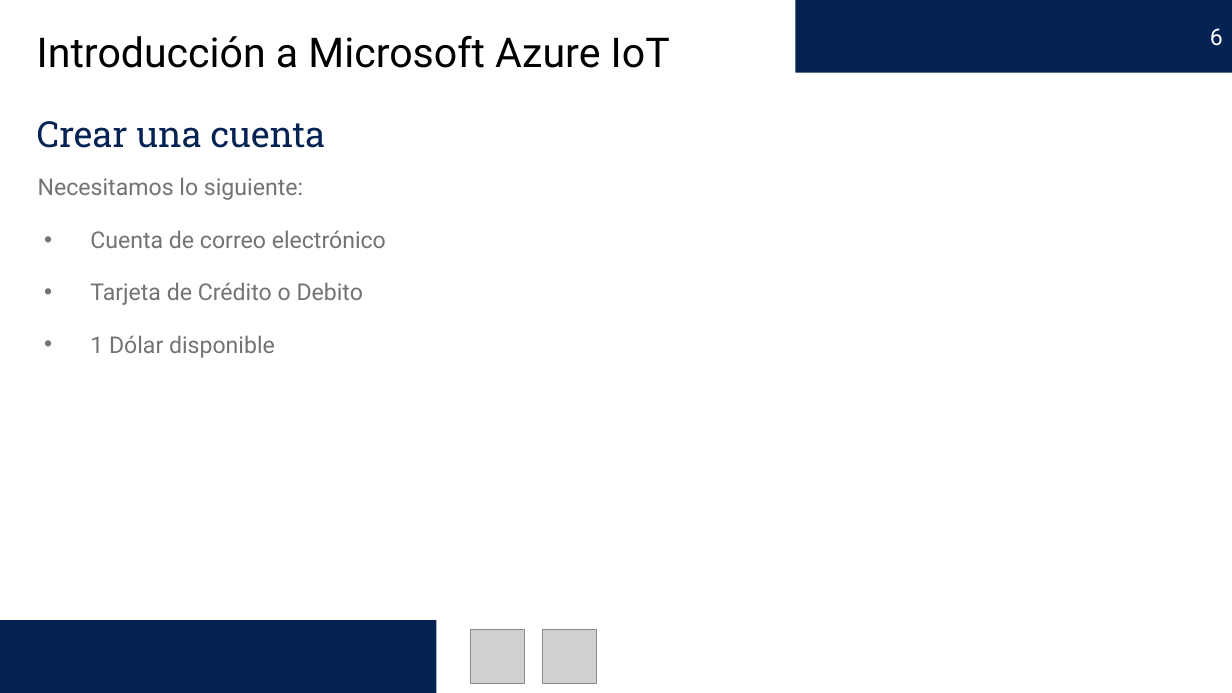
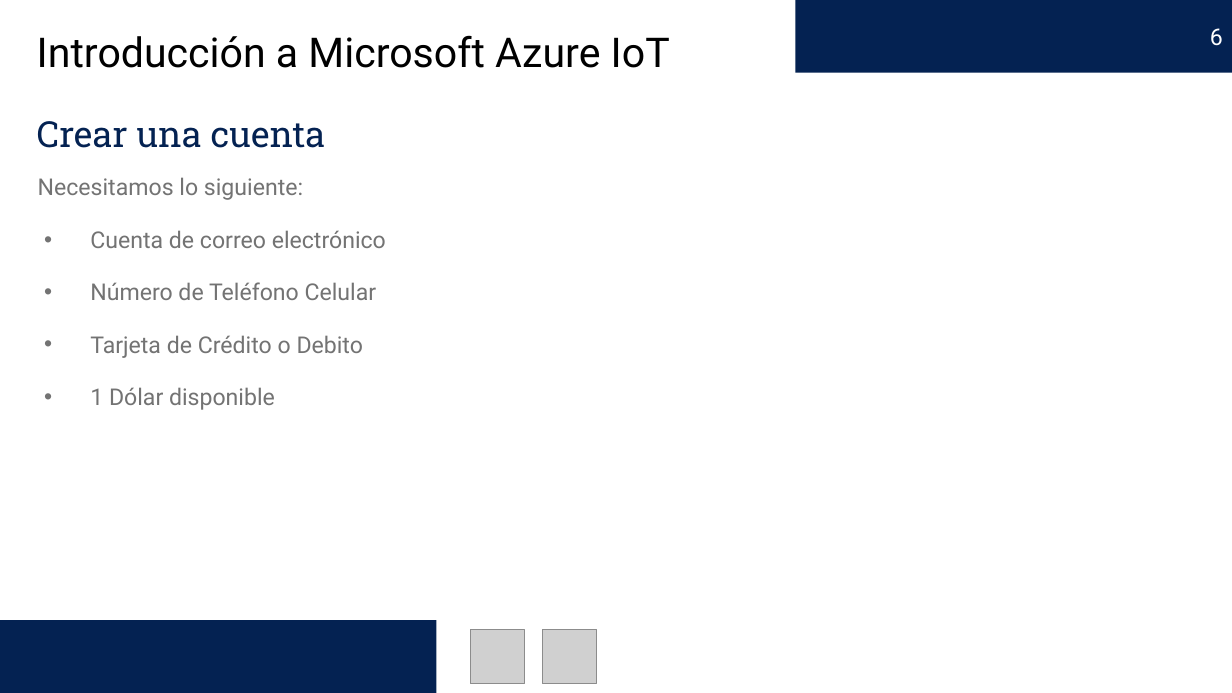
Before and after one commit to edercarmona/AzureIoT, a slide deck: slide 6 of Introducción a Microsoft Azure IoT.pptx. Drawn at 1232x693 pixels with LibreOffice and Linux fonts; fonts in the diff are those of the drawing; grey boxes stand for pictures. Boxes give left, top, right and bottom in pixels: in the first picture for what was removed or moved away, otherwise in the second. Text is boxed around its words. In the diff, an @@ line names an element or a change of style, - is before the commit and + after.

```diff
--- a/Introducción a Microsoft Azure IoT.pptx
+++ b/Introducción a Microsoft Azure IoT.pptx
@@ text at box(90, 282, 377, 300): paragraph added @@
+• Número de Teléfono Celular
```
Also in this commit, not shown: 3 other slides changed, 9 slides added, 40 other files.
